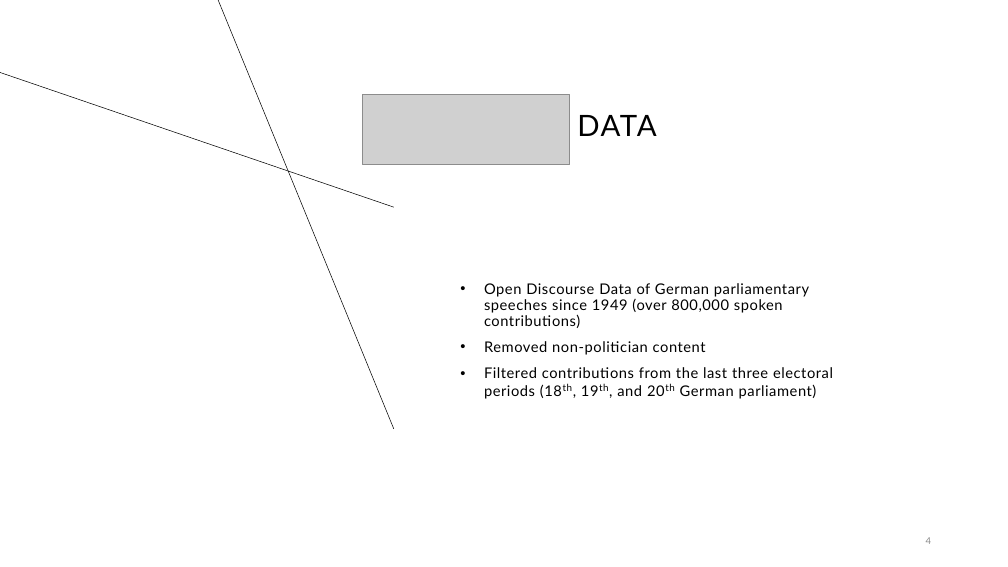
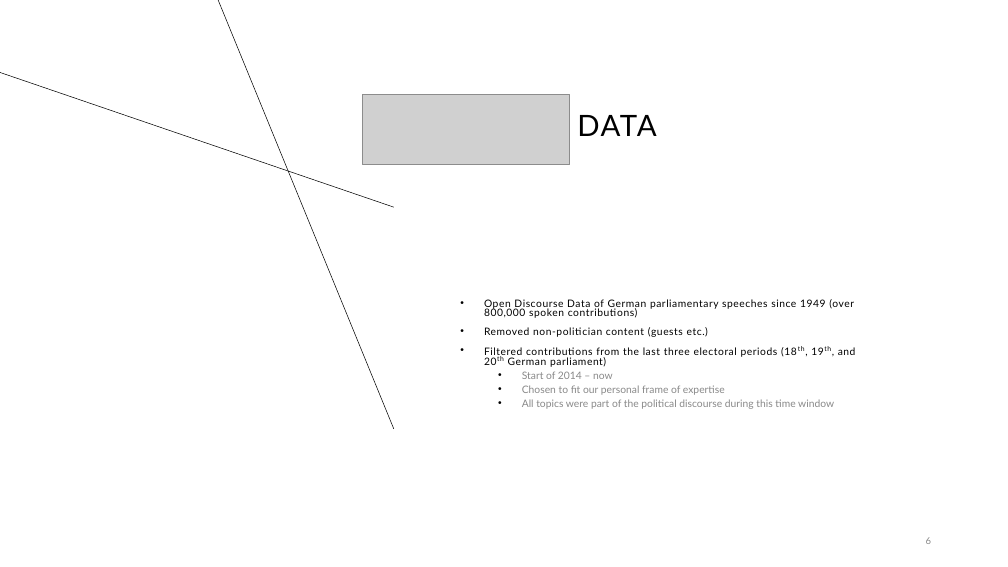
Before and after one commit to EliasHepp/Politricks, a slide deck: slide 6 of final_presentation.odp (slide 4 before the commit). Drawn at 1008x567 pixels with LibreOffice and Linux fonts; fonts in the diff are those of the drawing; grey boxes stand for pictures. Boxes give left, top, right and bottom in pixels: in the first picture for what was removed or moved away, otherwise in the second. Text is boxed around its words. In the diff, an @@ line names an element or a change of style, - is before the commit and + after.

Commit message:
added first part presentation

```diff
--- a/final_presentation.odp
+++ b/final_presentation.odp
@@ text at (484, 299, 856, 367): size 14 to 9.8 pt in "Open Discourse Data of German parliamentary speeches ...", "Filtered contributions from the last three electoral ..."; size 16.2 to 11.3 pt in "(18th, 19th, 20th"; line spacing 0.9 to 0.7 @@
@@ text at (484, 327, 708, 337): text changed; size 14 to 9.8 pt @@
-• Removed non-politician content
+• Removed non-politician content (guests etc.)
@@ text at (522, 371, 834, 409): paragraphs added @@
+  • Start of 2014 – now
+  • Chosen to fit our personal frame of expertise
+  • All topics were part of the political discourse during this time window
```
Also in this commit, not shown: 2 other slides changed, 8 slides added, 5 slides removed, 1 other file.
